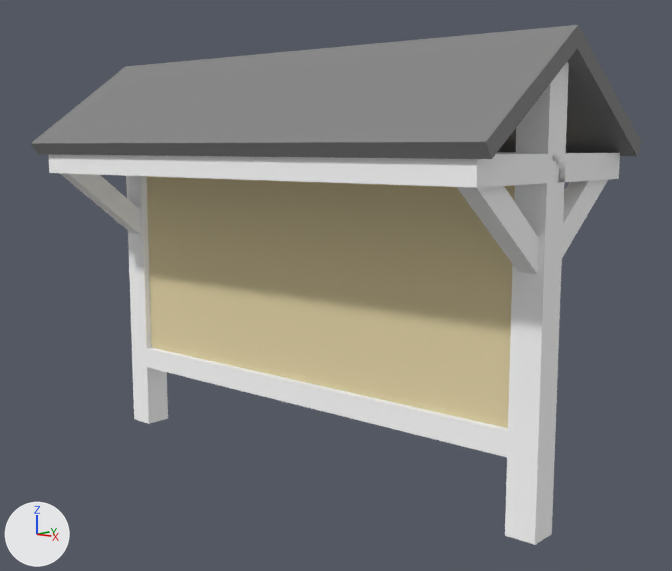
An edit to the Blender file scripts/jobs/resources/bricks.blend, drawn before and after from the same camera.
The view is the same before and after, from a 50 mm lens placed at (11.04, -9.75, 5.7), pointed at (0.43, 2.31, 3.3). Arrows for +X, +Y and +Z are at lower left; the lights stay in place. Objects named as collision shapes, trigger or cutter boxes, shadow casters or lower levels of detail are left out.

Objects in the first picture: 'bulletinboard'.
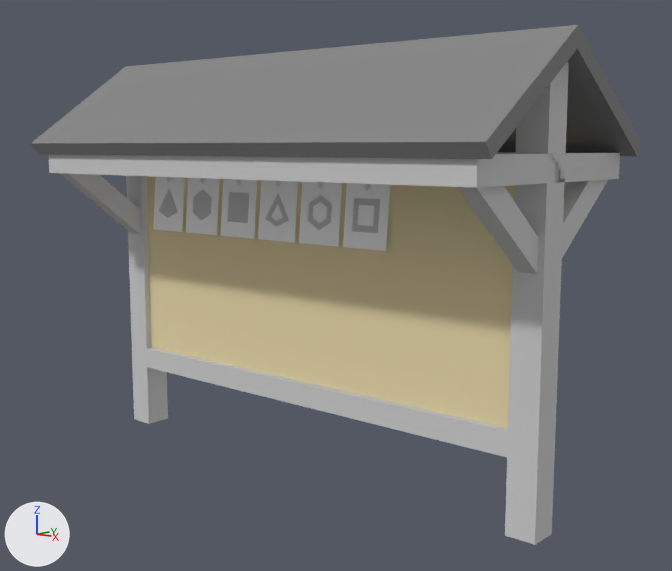
Changed parts and their boxes (x1, y1, x2, y2) in the pictures (672 x 571 px):
'bulletinboard', recoloured (white to grey): (46, 60, 623, 545) in both
'posting6', added: after (343, 183, 390, 251)
    faces in mat_white (white #ffffff): (343, 183, 390, 251)
    faces in mat_blank (light grey #cbcbcb): (352, 198, 380, 233)
'posting5', added: after (299, 182, 342, 247)
    faces in mat_white (white #ffffff): (299, 182, 342, 247)
    faces in mat_blank (light grey #cbcbcb): (308, 195, 332, 230)
'posting4', added: after (258, 180, 298, 243)
    faces in mat_white (white #ffffff): (258, 180, 298, 243)
    faces in mat_blank (light grey #cbcbcb): (265, 193, 289, 227)
'posting3', added: after (220, 179, 257, 239)
    faces in mat_white (white #ffffff): (220, 179, 257, 239)
    faces in mat_blank (light grey #cbcbcb): (227, 192, 249, 223)
'posting2', added: after (186, 178, 220, 235)
    faces in mat_white (white #ffffff): (186, 178, 220, 235)
    faces in mat_blank (light grey #cbcbcb): (193, 189, 212, 221)
'posting', added: after (153, 177, 185, 232)
    faces in mat_white (white #ffffff): (153, 177, 185, 232)
    faces in mat_blank (light grey #cbcbcb): (159, 189, 178, 218)

What changed in the scene script:
```text
Change mat_blank:
    mat_blank.base_color: (1.0, 1.0, 1.0) -> (0.6, 0.6, 0.6)  # white #ffffff -> light grey #cbcbcb
Add mat_gray75:
    mat_gray75 = diffuse_material('gray75')
    mat_gray75.base_color = (0.75, 0.75, 0.75)  # light grey #e1e1e1
Add mat_white:
    mat_white = diffuse_material('white')
    mat_white.base_color = (1.0, 1.0, 1.0)  # white #ffffff
Add me_cube_007:
    me_cube_007.from_pydata(...)  # 16 vertices, 7 faces; spans x -3.95..-3.05, y -0.225..-0.075, z 0.46..1.54
    # faces by material slot: [1, 1, 5]
    me_cube_007.materials.append(mat_blank)  # light grey #cbcbcb
    me_cube_007.materials.append(mat_white)  # white #ffffff
    me_cube_007.materials.append(mat_gray75)  # light grey #e1e1e1
Add me_cube_015:
    me_cube_015.from_pydata(...)  # 18 vertices, 8 faces; spans x -3.95..-3.05, y -0.225..-0.075, z 0.46..1.54
    # faces by material slot: [2, 1, 5]
    me_cube_015.materials.append(mat_blank)  # light grey #cbcbcb
    me_cube_015.materials.append(mat_white)  # white #ffffff
    me_cube_015.materials.append(mat_gray75)  # light grey #e1e1e1
Add me_cube_016:
    me_cube_016.from_pydata(...)  # 20 vertices, 10 faces; spans x -3.95..-3.05, y -0.225..-0.075, z 0.46..1.54
    # faces by material slot: [4, 1, 5]
    me_cube_016.materials.append(mat_blank)  # light grey #cbcbcb
    me_cube_016.materials.append(mat_white)  # white #ffffff
    me_cube_016.materials.append(mat_gray75)  # light grey #e1e1e1
Add me_cube_021:
    me_cube_021.from_pydata(...)  # 20 vertices, 10 faces; spans x -3.95..-3.05, y -0.225..-0.075, z 0.46..1.54
    # faces by material slot: [4, 1, 5]
    me_cube_021.materials.append(mat_blank)  # light grey #cbcbcb
    me_cube_021.materials.append(mat_white)  # white #ffffff
    me_cube_021.materials.append(mat_gray75)  # light grey #e1e1e1
Add me_cube_025:
    me_cube_025.from_pydata(...)  # 16 vertices, 7 faces; spans x -3.95..-3.05, y -0.225..-0.075, z 0.46..1.54
    # faces by material slot: [1, 1, 5]
    me_cube_025.materials.append(mat_blank)  # light grey #cbcbcb
    me_cube_025.materials.append(mat_white)  # white #ffffff
    me_cube_025.materials.append(mat_gray75)  # light grey #e1e1e1
Add me_cube_026:
    me_cube_026.from_pydata(...)  # 24 vertices, 12 faces; spans x -3.95..-3.05, y -0.225..-0.075, z 0.46..1.54
    # faces by material slot: [6, 1, 5]
    me_cube_026.materials.append(mat_blank)  # light grey #cbcbcb
    me_cube_026.materials.append(mat_white)  # white #ffffff
    me_cube_026.materials.append(mat_gray75)  # light grey #e1e1e1
Add ob_posting:
    ob_posting = bpy.data.objects.new('posting', me_cube_007)
    ob_posting.location = (0.0, 2.0, 3.6)
Add ob_posting2:
    ob_posting2 = bpy.data.objects.new('posting2', me_cube_015)
    ob_posting2.location = (1.0, 2.0, 3.6)
Add ob_posting6:
    ob_posting6 = bpy.data.objects.new('posting6', me_cube_016)
    ob_posting6.location = (5.0, 2.0, 3.6)
Add ob_posting4:
    ob_posting4 = bpy.data.objects.new('posting4', me_cube_021)
    ob_posting4.location = (3.0, 2.0, 3.6)
Add ob_posting3:
    ob_posting3 = bpy.data.objects.new('posting3', me_cube_025)
    ob_posting3.location = (2.0, 2.0, 3.6)
Add ob_posting5:
    ob_posting5 = bpy.data.objects.new('posting5', me_cube_026)
    ob_posting5.location = (4.0, 2.0, 3.6)
```
